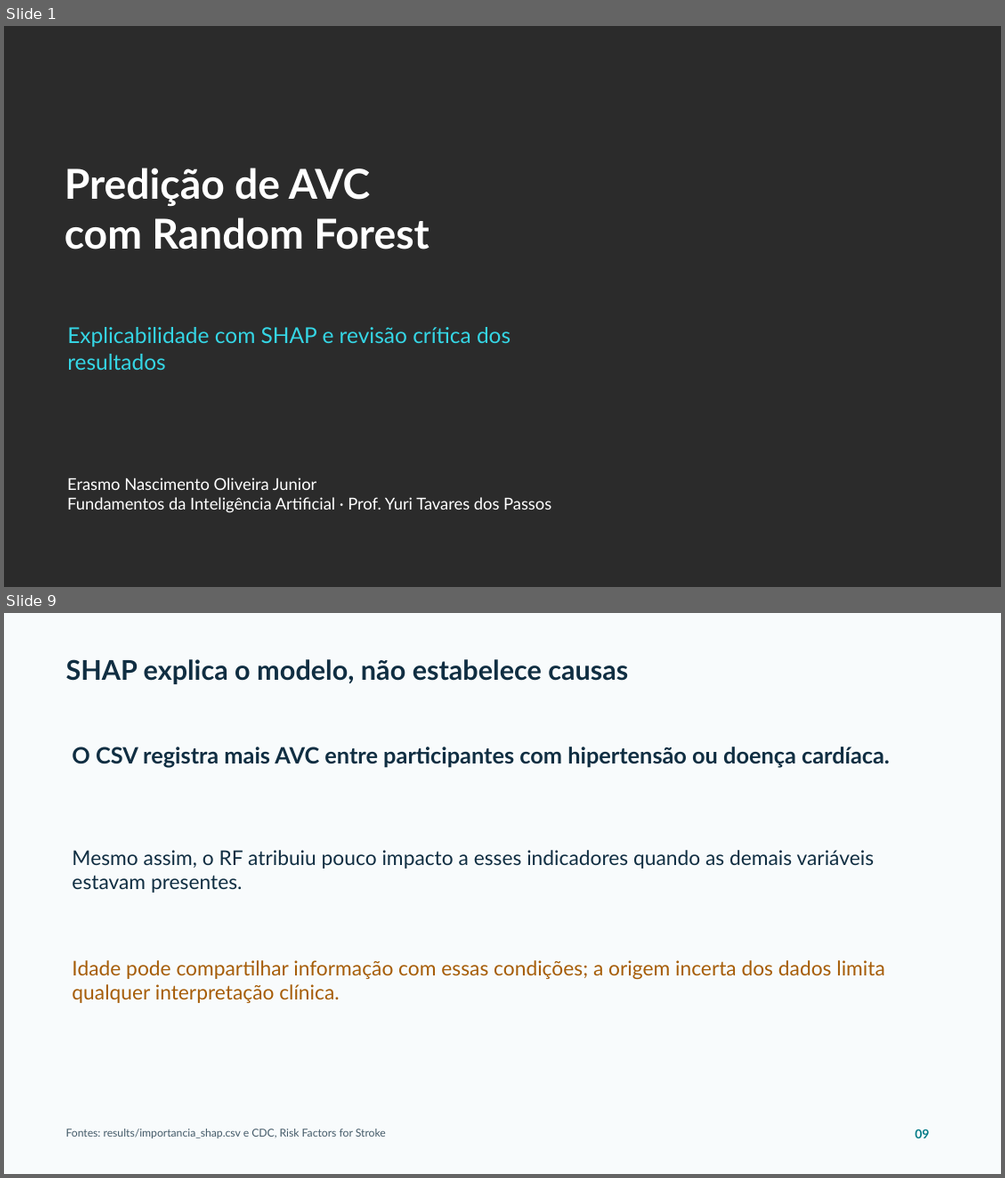
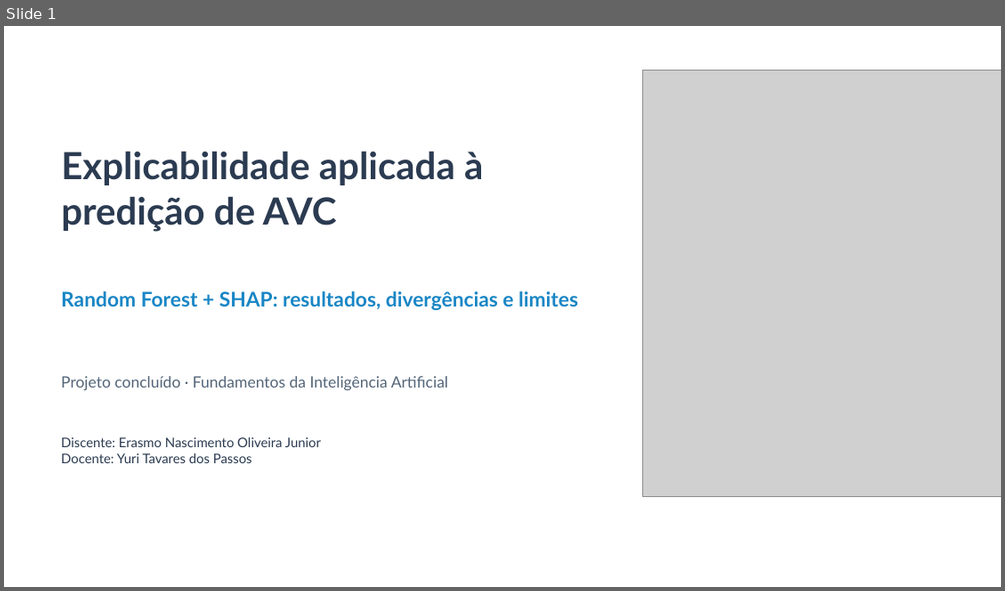
Before and after one commit to Erasmojuniordev/xai-avc-shap, a slide deck: projeto-python/apresentacao/Apresentacao_Critica_AVC_SHAP.pptx. Shown one above the other, each under a label of ours: slides 1 and 9 before the commit, slide 1 after it; the slides between them are not shown. The pictures are 1005x1178 and 1005x591 pixels, drawn with LibreOffice and Linux fonts; fonts in the diff are those of the drawing; grey boxes stand for pictures; background and template pictures are left out; a plain dark background stands for a picture behind light text. Boxes give left, top, right and bottom in pixels: in the first picture for what was removed or moved away, otherwise in the second. Text is boxed around its words. In the diff, an @@ line names an element or a change of style, - is before the commit and + after.

Commit message:
docs: reformula apresentação final de RF e SHAP
Atualiza 14 lâminas no visual da proposta inicial com divergências do artigo, crítica à procedência, resultados em teste intocado, gráficos SHAP e explicação de um falso negativo.

```diff
--- a/projeto-python/apresentacao/Apresentacao_Critica_AVC_SHAP.pptx
+++ b/projeto-python/apresentacao/Apresentacao_Critica_AVC_SHAP.pptx
@@ slide 9 removed at (x1=4, y1=613, x2=1001, y2=1174), background #F8FBFC @@
@@ text removed at (x1=66, y1=659, x2=628, y2=684) @@
-SHAP explica o modelo, não estabelece causas
@@ text removed at (x1=72, y1=747, x2=890, y2=767) @@
-O CSV registra mais AVC entre participantes com hipertensão ou doença cardíaca.
@@ text removed at (x1=72, y1=850, x2=874, y2=892) @@
-Mesmo assim, o RF atribuiu pouco impacto a esses indicadores quando as demais variáveis estavam presentes.
@@ text removed at (x1=72, y1=960, x2=884, y2=1003) @@
-Idade pode compartilhar informação com essas condições; a origem incerta dos dados limita qualquer interpretação clínica.
@@ text removed at (x1=66, y1=1128, x2=386, y2=1138) @@
-Fontes: results/importancia_shap.csv e CDC, Risk Factors for Stroke
@@ text removed at (x1=914, y1=1128, x2=929, y2=1138) @@
-09
@@ slide 1 changed as well @@
@@ background picture (left out) to #FFFFFF @@
@@ picture added at (x1=643, y1=70, x2=1001, y2=496) @@
@@ text added at (x1=61, y1=151, x2=483, y2=232), 36 pt, text #2B3B51, bold @@
+Explicabilidade aplicada à
+predição de AVC
@@ text at (x1=61, y1=291, x2=578, y2=310): text changed; size 39.8 to 19.5 pt; text colour #FFFFFF to #1986C5 @@
-Predição de AVC
-com Random Forest
+Random Forest + SHAP: resultados, divergências e limites
@@ text at (x1=61, y1=376, x2=448, y2=390): text changed; size 21 to 15 pt; text colour #35D6E5 to #536578 @@
-Explicabilidade com SHAP e revisão crítica dos resultados
+Projeto concluído · Fundamentos da Inteligência Artificial
@@ text at (x1=61, y1=437, x2=321, y2=463): text changed; size 15.8 to 12.8 pt; text colour #FFFFFF to #2B3B51 @@
-Erasmo Nascimento Oliveira Junior
-Fundamentos da Inteligência Artificial · Prof. Yuri Tavares dos Passos
+Discente: Erasmo Nascimento Oliveira Junior
+Docente: Yuri Tavares dos Passos
```
Also in this commit, not shown: 13 slides added, 10 other slides removed.
